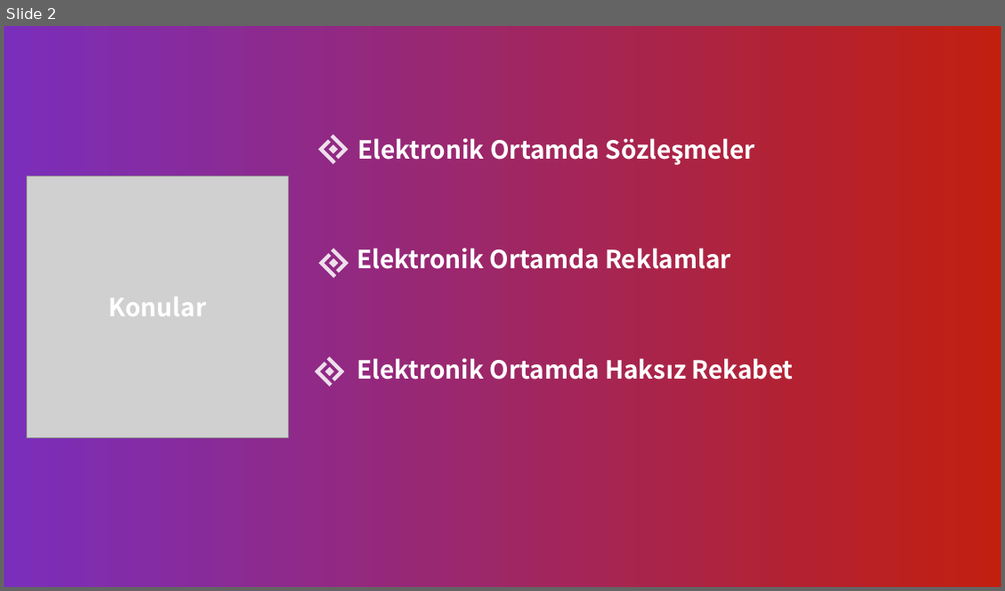
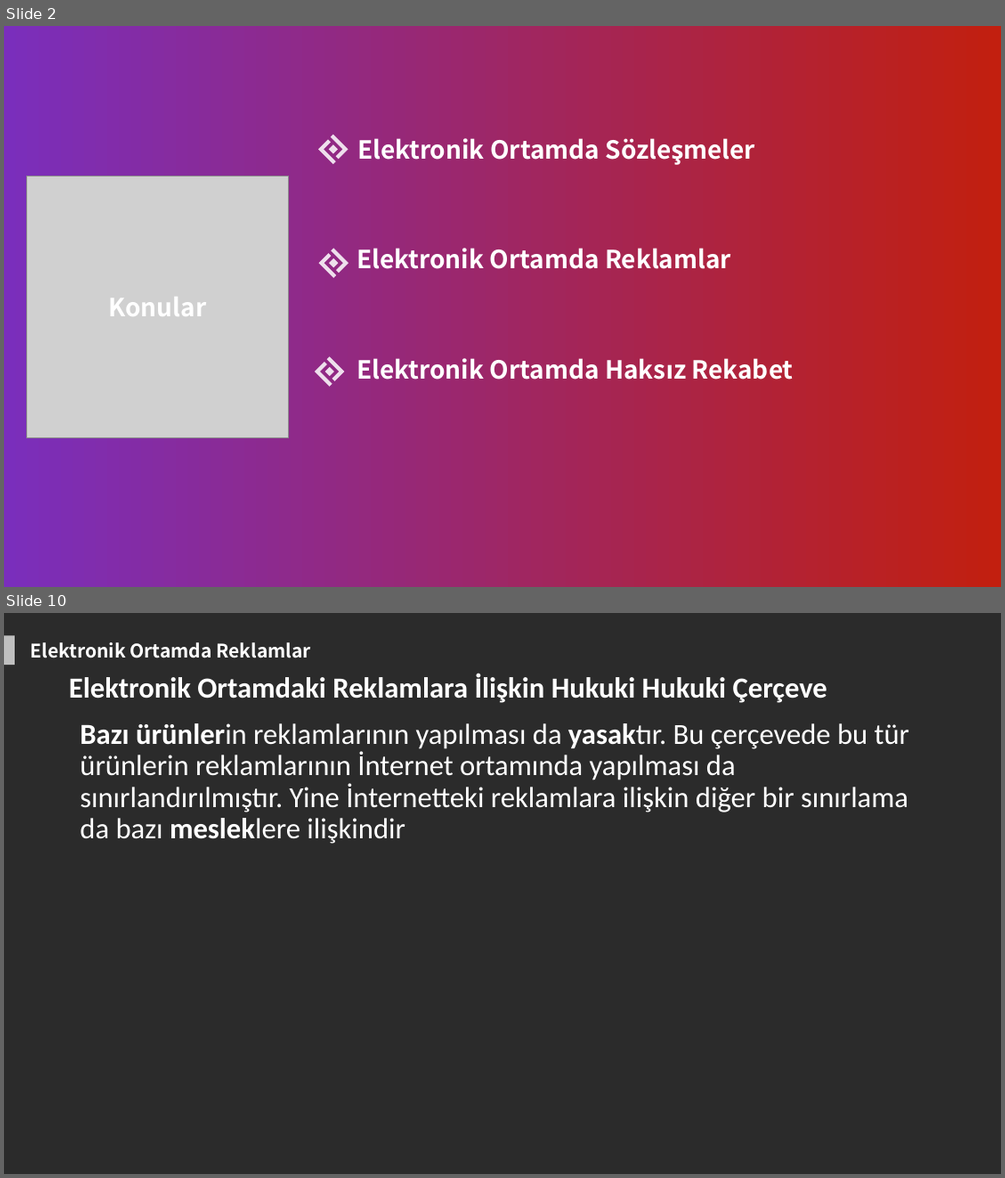
Before and after one commit to zafer-sn/MOS108-Bilisim-Hukuku, a slide deck: Hafta6/Hafta6.pptx. Shown one above the other, each under a label of ours: slide 2 before the commit, slides 2 and 10 after it; the slides between them are not shown. The pictures are 1005x591 and 1005x1178 pixels, drawn with LibreOffice and Linux fonts; fonts in the diff are those of the drawing; grey boxes stand for pictures; background and template pictures are left out; a plain dark background stands for a picture behind light text. Boxes give left, top, right and bottom in pixels: in the first picture for what was removed or moved away, otherwise in the second. Text is boxed around its words. In the diff, an @@ line names an element or a change of style, - is before the commit and + after.

```diff
--- a/Hafta6/Hafta6.pptx
+++ b/Hafta6/Hafta6.pptx
@@ slide 10 added at (4, 613, 1001, 1174), background picture (left out) @@
@@ rectangle added at (4, 635, 15, 665), fill #FFFFFF at 70% opacity @@
@@ text added at (31, 642, 311, 658), 18 pt, text #FFFFFF, bold @@
+Elektronik Ortamda Reklamlar
@@ text added at (69, 674, 827, 703), 28 pt, text #FFFFFF, bold @@
+Elektronik Ortamdaki Reklamlara İlişkin Hukuki Hukuki Çerçeve
@@ text added at (80, 723, 909, 844), 28 pt, text #FFFFFF @@
+Bazı ürünlerin reklamlarının yapılması da yasaktır. Bu çerçevede bu tür ürünlerin reklamlarının İnternet ortamında yapılması da sınırlandırılmıştır. Yine İnternetteki reklamlara ilişkin diğer bir sınırlama da bazı mesleklere ilişkindir
```
Also in this commit, not shown: 3 slides changed, 21 other slides added, 29 slides removed, 1 other file.
